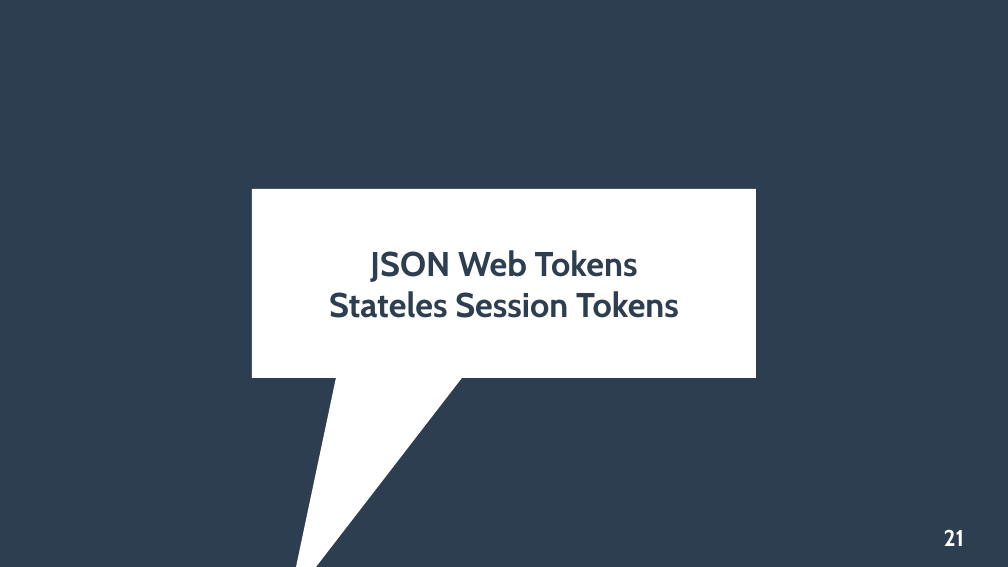
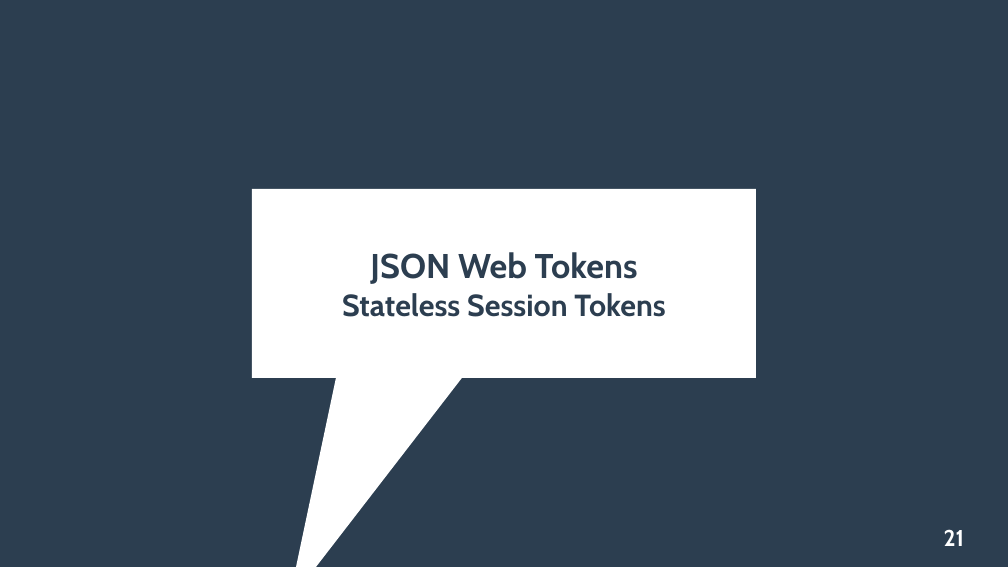
Before and after one commit to ghandmann/HS-AlbSig-WebAnwendungen2, a slide deck: slide 21 of Kapitel/07_Authentication.odp. Drawn at 1008x567 pixels with LibreOffice and Linux fonts; fonts in the diff are those of the drawing. Boxes give left, top, right and bottom in pixels: in the first picture for what was removed or moved away, otherwise in the second. Text is boxed around its words. In the diff, an @@ line names an element or a change of style, - is before the commit and + after.

Commit message:
updated JWT chapter

```diff
--- a/Kapitel/07_Authentication.odp
+++ b/Kapitel/07_Authentication.odp
@@ title at bbox=[342, 252, 665, 317]: text changed; size 27 to 24 pt @@
-JSON Web Tokens
-Stateles Session Tokens
+JSON Web Tokens
+Stateless Session Tokens
```
